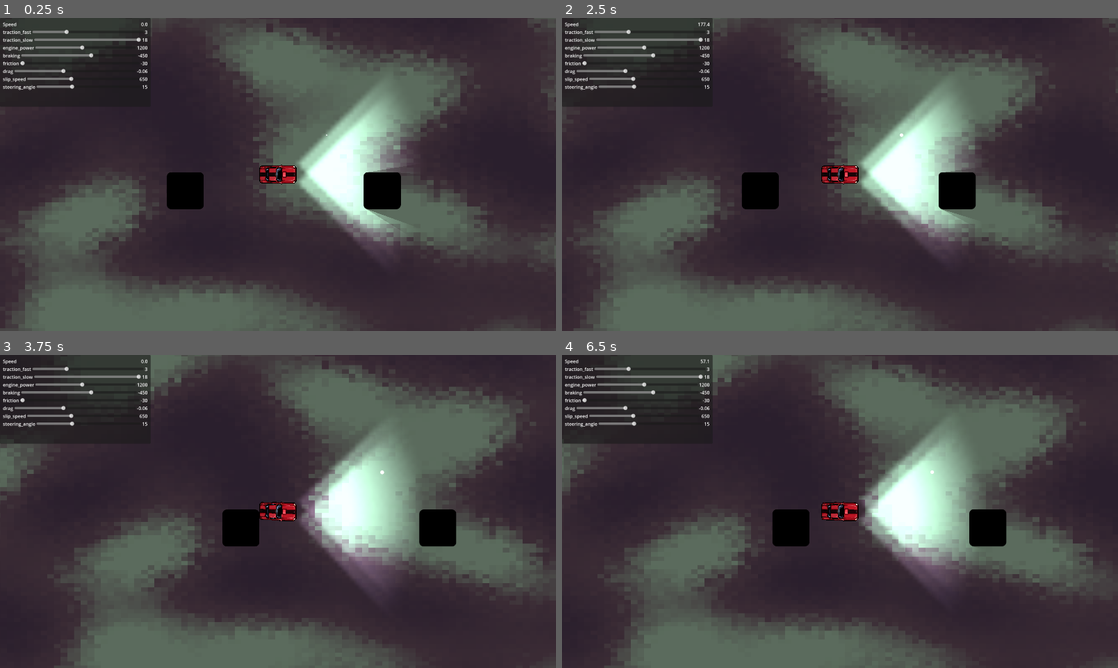
Above: before the commit, frames 1-4 (two rows, left to right).
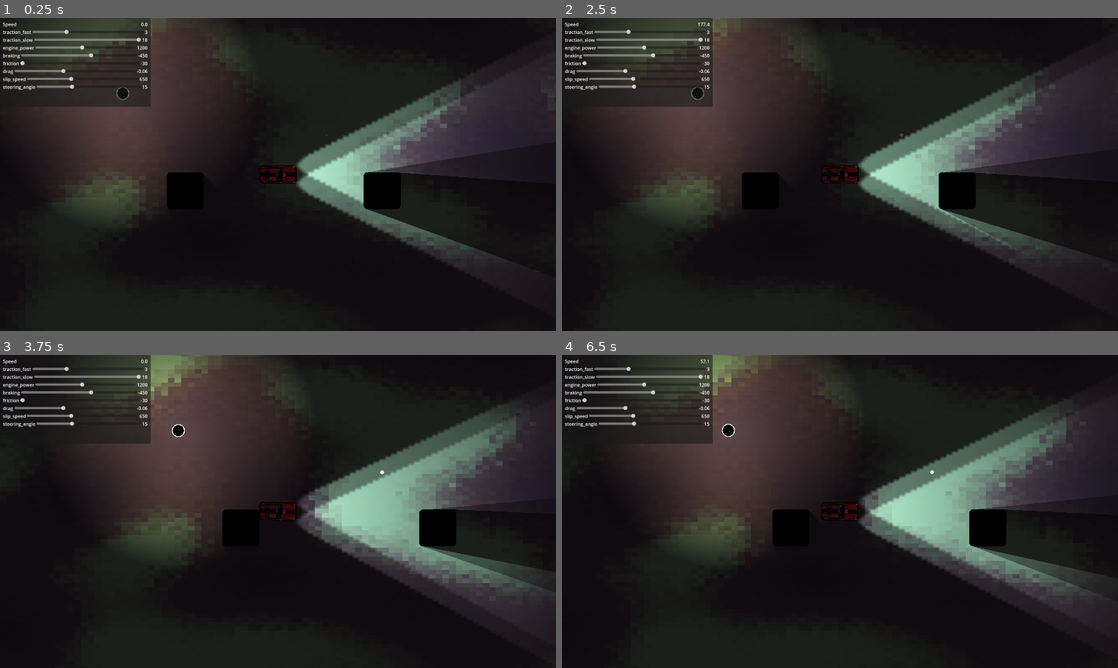
Above: after the commit, the same moments.

Repository: Drawsi/Racing
Game: Godot game, scene res://Scenes/testing_grounds.tscn
Two runs of this game, one before a commit and one after it. Both use one fixed random seed, a clock stepped at 60 frames per second and the inputs below. The engine's default icon, where the game draws it, is replaced by a stand-in: a white triangle on a blue panel in a dark square.
Inputs:
- Up to frame 1 (0.25 s): no input
- Up to frame 2 (2.5 s): tap Enter at 0.5, 2 s; tap A (a) at 0.6 s; tap D (d) at 0.8, 1.35 s; tap Space at 1.25 s; tap S (s) at 1.55 s; hold S (s) from 2.03 s (still down); tap W (w) at 2.3 s
- Up to frame 3 (3.75 s): release S (s) at 2.78 s; tap W (w) at 2.85 s; tap A (a) at 3.05, 3.6 s
- Up to frame 4 (6.5 s): tap D (d) at 3.8, 4.35 s; tap Space at 4.25, 5.75 s; tap S (s) at 4.55 s; tap Enter at 5 s; hold S (s) 5.03-5.78 s; tap W (w) at 5.3, 5.85 s; tap A (a) at 6.05 s

The runs differ from the first frame. In frame 1, 70% of the frame differs, in the area x 0-100%, y 0-100%; in frame 2, 70%; in frame 3, 69%; in frame 4, 69%.

Commit message:
1.3

Diff:
--- a/Scenes/Driver.tscn
+++ b/Scenes/Driver.tscn
@@ -3,7 +3,7 @@
 [ext_resource type="Script" path="res://Scripts/CharacterBody2D.gd" id="1_xd87t"]
 [ext_resource type="Texture2D" uid="uid://bd2b8c7axdman" path="res://Images/Smoke/0.png" id="3_q0gkq"]
 [ext_resource type="Texture2D" uid="uid://dkngb7v0n521u" path="res://Images/Miscellaneous/bk_cars1.a.png" id="3_ur2rs"]
-[ext_resource type="Texture2D" uid="uid://cq3kk07lqxbvh" path="res://Images/Lights/3.png" id="4_qdfy5"]
+[ext_resource type="Texture2D" uid="uid://w1frs388y2pa" path="res://Images/Lights/long_beam.png" id="4_no1bv"]
 
 [sub_resource type="CapsuleShape2D" id="CapsuleShape2D_joo63"]
 radius = 32.0
@@ -92,19 +92,17 @@
 occluder = SubResource("OccluderPolygon2D_7yt31")
 
 [node name="PointLight2D2" type="PointLight2D" parent="."]
-texture_filter = 1
 position = Vector2(64, 32)
 rotation = 1.57079
 color = Color(0.862745, 1, 1, 1)
 shadow_enabled = true
-texture = ExtResource("4_qdfy5")
-texture_scale = 15.0
+texture = ExtResource("4_no1bv")
+texture_scale = 10.0
 
 [node name="PointLight2D3" type="PointLight2D" parent="."]
-texture_repeat = 1
 position = Vector2(64, -32)
 rotation = 1.57079
 color = Color(0.862745, 1, 1, 1)
 shadow_enabled = true
-texture = ExtResource("4_qdfy5")
-texture_scale = 15.0
+texture = ExtResource("4_no1bv")
+texture_scale = 10.0
--- a/Scenes/lamp_post.tscn
+++ b/Scenes/lamp_post.tscn
@@ -1,28 +1,30 @@
 [gd_scene load_steps=4 format=3 uid="uid://bjhjdwdrp2b5k"]
 
-[ext_resource type="Texture2D" uid="uid://bqacjvc36i4lk" path="res://Images/Lights/5.png" id="1_vemyp"]
+[ext_resource type="Texture2D" uid="uid://34hnatjkfvn4" path="res://Images/Lights/point.png" id="1_jij55"]
 [ext_resource type="Texture2D" uid="uid://bu6dvf8arkhsc" path="res://Images/Miscellaneous/lamp_post.png" id="2_l4pgr"]
 
-[sub_resource type="OccluderPolygon2D" id="OccluderPolygon2D_f50b8"]
-polygon = PackedVector2Array(-12.5, -2.5, -2.5, -12.5, 2.5, -12.5, 12.5, -2.5, 12.5, 2.5, 2.5, 12.5, -2.5, 12.5, -12.5, 2.5)
+[sub_resource type="OccluderPolygon2D" id="OccluderPolygon2D_smosa"]
+cull_mode = 1
+polygon = PackedVector2Array(-4, -20, 4, -20, 20, -4, 20, 4, 4, 20, -4, 20, -20, 4, -20, -4)
 
 [node name="Lamp_Post" type="StaticBody2D"]
-position = Vector2(2008, -176)
 scale = Vector2(0.4, 0.4)
+metadata/_edit_group_ = true
 
 [node name="PointLight2D" type="PointLight2D" parent="."]
 texture_filter = 1
+position = Vector2(0, 9.53674e-07)
 scale = Vector2(2.5, 2.5)
 color = Color(0.996078, 1, 0.686275, 1)
 energy = 2.0
 shadow_enabled = true
-texture = ExtResource("1_vemyp")
-texture_scale = 16.0
+texture = ExtResource("1_jij55")
+texture_scale = 4.0
 
 [node name="LightOccluder2D" type="LightOccluder2D" parent="."]
 top_level = true
-scale = Vector2(4, 4)
-occluder = SubResource("OccluderPolygon2D_f50b8")
+scale = Vector2(1, 1)
+occluder = SubResource("OccluderPolygon2D_smosa")
 
 [node name="CollisionPolygon2D" type="CollisionPolygon2D" parent="."]
 scale = Vector2(4, 4)
--- a/Scenes/testing_grounds.tscn
+++ b/Scenes/testing_grounds.tscn
@@ -135,4 +135,8 @@
 [node name="WorldEnvironment" type="WorldEnvironment" parent="."]
 environment = SubResource("Environment_xgdt3")
 
+[node name="CanvasModulate" type="CanvasModulate" parent="."]
+position = Vector2(-188, 64)
+color = Color(0.294118, 0.294118, 0.294118, 1)
+
 [node name="Lamp_Post" parent="." instance=ExtResource("5_6v6so")]
Binary file added: Images/Lights/beam.png
Not shown, added: Images/Lights/beam.png.import
Binary file added: Images/Lights/long_beam.png
Not shown, added: Images/Lights/long_beam.png.import
Binary file added: Images/Lights/point.png
Not shown, added: Images/Lights/point.png.import
Binary file added: Images/Lights/short_beam.png
Not shown, added: Images/Lights/short_beam.png.import
